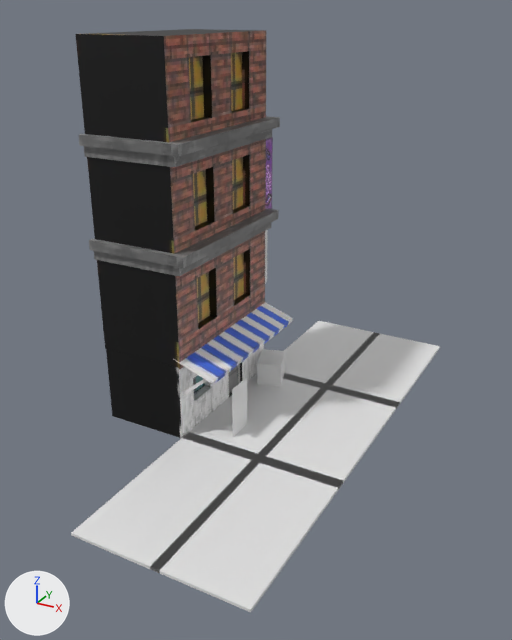
The Blender file blender/House.blend as it was, and as the next commit left it.
Before and after are seen from a 50 mm camera at (31.4, -58.5, 39.8) aimed at (0.7, -2.7, 11.9). Every picture has the same lights, and +X, +Y and +Z are marked at lower left. The picture after the commit comes second.

The older version as bpy lines, for what is in view:
```python
ob_cube = bpy.data.objects.new('Cube', me_cube)
ob_cube.location = (0.0, 0.0, 0.0)
ob_cube_001 = bpy.data.objects.new('Cube.001', me_cube_003)
ob_cube_001.location = (8.1, 0.0, 0.0)
ob_cube_003 = bpy.data.objects.new('Cube.003', me_cube_004)
ob_cube_003.location = (8.1, -16.2, 0.0)
ob_cube_004 = bpy.data.objects.new('Cube.004', me_cube_005)
ob_cube_004.location = (0.0, -16.2, 0.0)
ob_cube_005 = bpy.data.objects.new('Cube.005', me_cube_006)
ob_cube_005.location = (0.0, 16.1, 0.0)
ob_cube_006 = bpy.data.objects.new('Cube.006', me_cube_007)
ob_cube_006.location = (8.1, 16.1, 0.0)
ob_npcfirstsitizen1 = bpy.data.objects.new('npcFirstSitizen1', me_npcfirstsitizen1)
ob_npcfirstsitizen1.location = (0.0, -4.7, 2.9)
ob_npcfirstsitizen1.rotation_euler = (1.571, 0.0, 1.571)  # degrees (90, 0, 90)
ob_npcfirstsitizen1.scale = (6.53, 5.54, 1.46)
ob_куб_006 = bpy.data.objects.new('Куб.006', me_куб_007)
ob_куб_006.location = (-4.1, 0.0, 28.5)
ob_куб_010 = bpy.data.objects.new('Куб.010', me_куб_004)
ob_куб_010.location = (0.0, -2.4, 0.0)
ob_куб_010.scale = (1.16, 1.13, 1.09)
# also in view: 'Куб.004' at (-8.9, 0.0, 23.0); 'Куб.005' at (-8.5, 0.0, 18.6); 'Куб.007' at (-8.9, 0.0, 32.8); 'Куб.001' at (-2.9, 0.0, 7.9); 'Cube.002' at (-8.9, 0.0, 4.1)
```
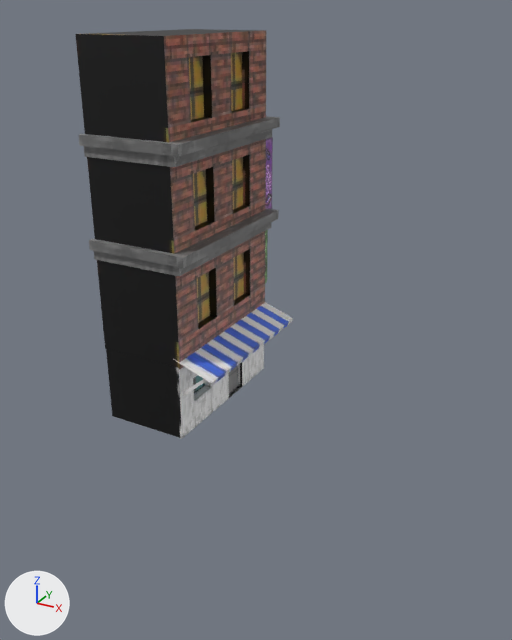
Edits to the scene script, one JSON object a line:
```json
{"op": "remove", "block": "ob_cube", "code": ["ob_cube = bpy.data.objects.new('Cube', me_cube)", "ob_cube.location = (0.0, 0.0, 0.0)"]}
{"op": "remove", "block": "ob_npcfirstsitizen1", "code": ["ob_npcfirstsitizen1 = bpy.data.objects.new('npcFirstSitizen1', me_npcfirstsitizen1)", "ob_npcfirstsitizen1.location = (0.0, -4.7, 2.9)", "ob_npcfirstsitizen1.rotation_euler = (1.571, 0.0, 1.571)  # degrees (90, 0, 90)", "ob_npcfirstsitizen1.scale = (6.53, 5.54, 1.46)"]}
{"op": "remove", "block": "ob_cube_001", "code": ["ob_cube_001 = bpy.data.objects.new('Cube.001', me_cube_003)", "ob_cube_001.location = (8.1, 0.0, 0.0)"]}
{"op": "remove", "block": "ob_cube_004", "code": ["ob_cube_004 = bpy.data.objects.new('Cube.004', me_cube_005)", "ob_cube_004.location = (0.0, -16.2, 0.0)"]}
{"op": "remove", "block": "ob_cube_003", "code": ["ob_cube_003 = bpy.data.objects.new('Cube.003', me_cube_004)", "ob_cube_003.location = (8.1, -16.2, 0.0)"]}
{"op": "remove", "block": "ob_cube_006", "code": ["ob_cube_006 = bpy.data.objects.new('Cube.006', me_cube_007)", "ob_cube_006.location = (8.1, 16.1, 0.0)"]}
{"op": "remove", "block": "ob_cube_005", "code": ["ob_cube_005 = bpy.data.objects.new('Cube.005', me_cube_006)", "ob_cube_005.location = (0.0, 16.1, 0.0)"]}
{"op": "remove", "block": "ob_куб_010", "code": ["ob_куб_010 = bpy.data.objects.new('Куб.010', me_куб_004)", "ob_куб_010.location = (0.0, -2.4, 0.0)", "ob_куб_010.scale = (1.16, 1.13, 1.09)"]}
{"op": "remove", "block": "ob_плоскость", "code": ["ob_плоскость = bpy.data.objects.new('Плоскость', me_плоскость_002)", "ob_плоскость.location = (2.4, 1.0, 0.1)", "ob_плоскость.rotation_euler = (0.0, 0.0, -0.439)  # degrees (0, 0, -25)"]}
```

Pixel boxes [x1, y1, x2, y2] of what changed, in the pictures (512 x 640 px):
```json
{"object": "Cube.003", "change": "deleted", "before": [150, 454, 343, 612]}
{"object": "Cube.004", "change": "deleted", "before": [71, 432, 266, 571]}
{"object": "Cube.001", "change": "deleted", "before": [254, 385, 400, 485]}
{"object": "Cube", "change": "deleted", "before": [182, 373, 329, 460]}
{"object": "Cube.006", "change": "deleted", "before": [321, 332, 440, 407]}
{"object": "Cube.005", "change": "deleted", "before": [283, 321, 379, 390]}
{"object": "Куб.010", "change": "deleted", "before": [257, 349, 285, 387]}
{"object": "npcFirstSitizen1", "change": "deleted", "before": [232, 377, 247, 437]}
{"object": "Плоскость", "change": "deleted", "before": [274, 405, 299, 418]}
```
